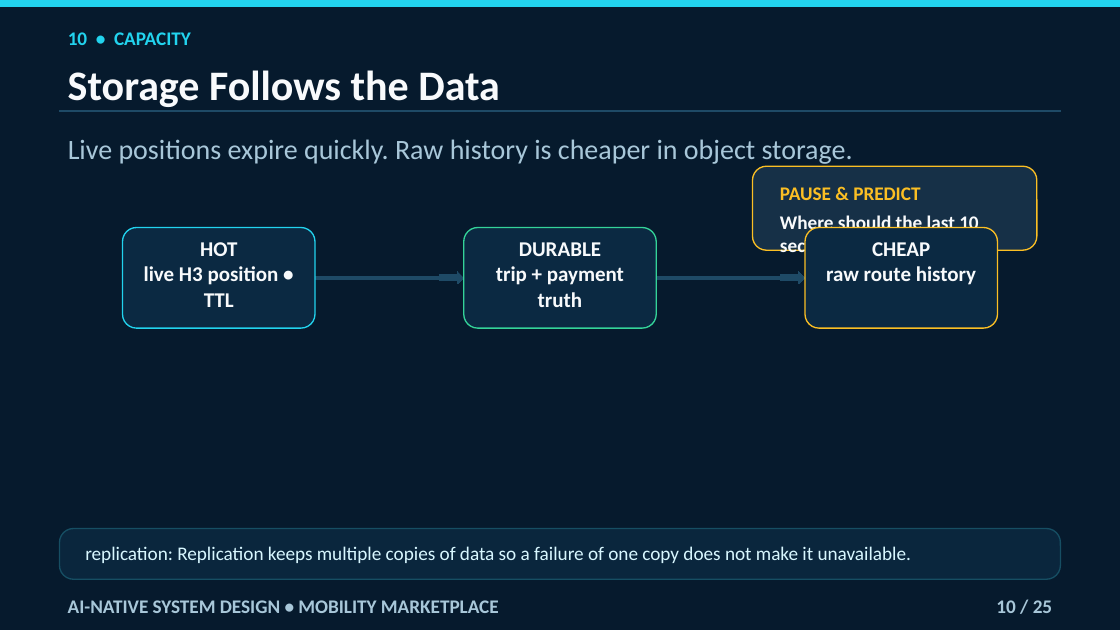
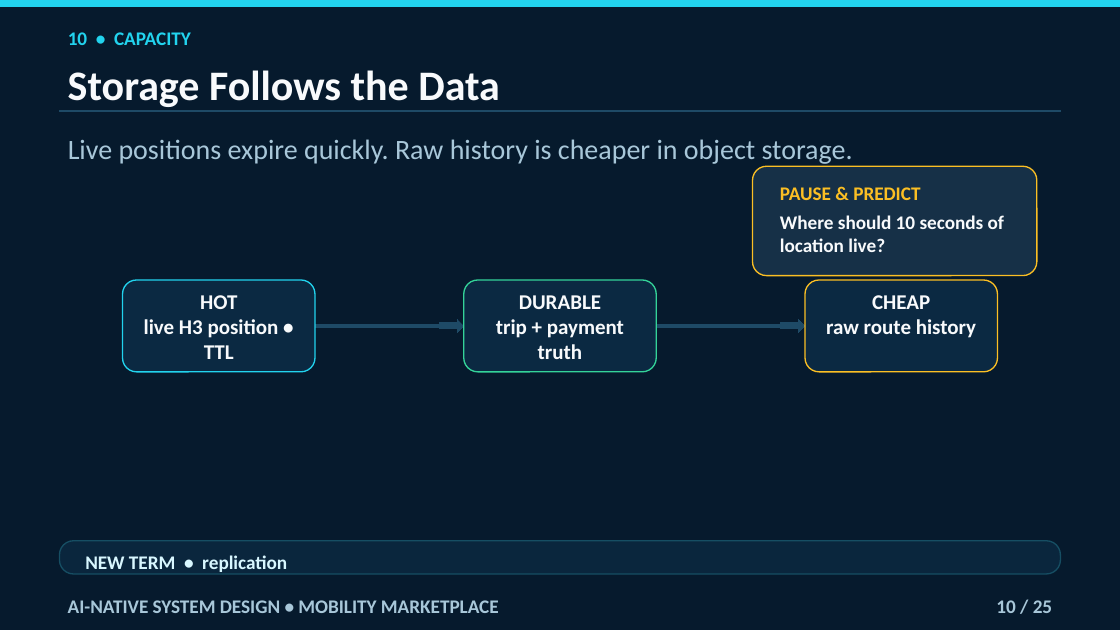
Before and after one commit to navaidya/learning, a slide deck: slide 10 of video/system-design/ai-native-mobility-marketplace/ai-native-mobility-marketplace.pptx. Drawn at 1120x630 pixels with LibreOffice and Linux fonts; fonts in the diff are those of the drawing. Boxes give left, top, right and bottom in pixels: in the first picture for what was removed or moved away, otherwise in the second. Text is boxed around its words. In the diff, an @@ line names an element or a change of style, - is before the commit and + after.

```diff
--- a/video/system-design/ai-native-mobility-marketplace/ai-native-mobility-marketplace.pptx
+++ b/video/system-design/ai-native-mobility-marketplace/ai-native-mobility-marketplace.pptx
@@ proportions changed in 5 elements at (x1=123, y1=280, x2=315, y2=371), (x1=464, y1=280, x2=656, y2=371), (x1=805, y1=280, x2=997, y2=371), (x1=60, y1=541, x2=1061, y2=575), (x1=753, y1=166, x2=1038, y2=276) @@
@@ rounded rectangle resized from (x1=753, y1=166, x2=1038, y2=250) to (x1=753, y1=166, x2=1038, y2=276) @@
@@ text at (x1=780, y1=215, x2=1004, y2=252): text changed @@
-Where should the last 10 seconds of location live?
+Where should 10 seconds of location live?
@@ rounded rectangle "HOT" resized from (x1=123, y1=228, x2=315, y2=329) to (x1=123, y1=280, x2=315, y2=371) @@
@@ rounded rectangle "DURABLE" resized from (x1=464, y1=228, x2=656, y2=329) to (x1=464, y1=280, x2=656, y2=371) @@
@@ rounded rectangle "CHEAP" resized from (x1=805, y1=228, x2=997, y2=329) to (x1=805, y1=280, x2=997, y2=371) @@
@@ 4 rectangles, 2 right arrows moved together from (x1=315, y1=271, x2=805, y2=284) to (x1=315, y1=320, x2=805, y2=333) @@
@@ rounded rectangle resized from (x1=60, y1=528, x2=1061, y2=579) to (x1=60, y1=541, x2=1061, y2=575) @@
@@ text at (x1=85, y1=555, x2=287, y2=572): text changed; bold on @@
-replication: Replication keeps multiple copies of data so a failure of one copy does not make it unavailable.
+NEW TERM • replication
```
Also in this commit, not shown: 24 other slides changed.
